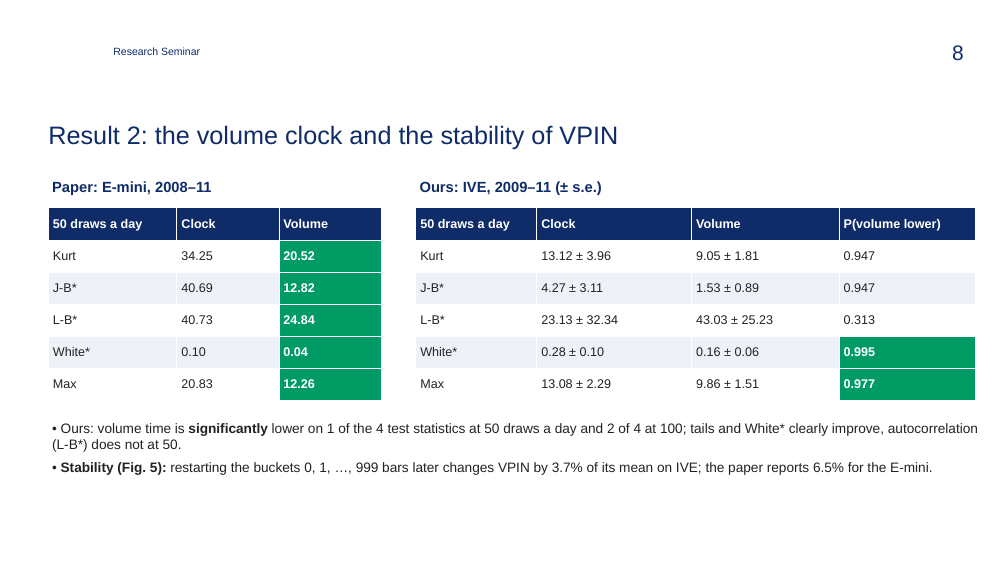
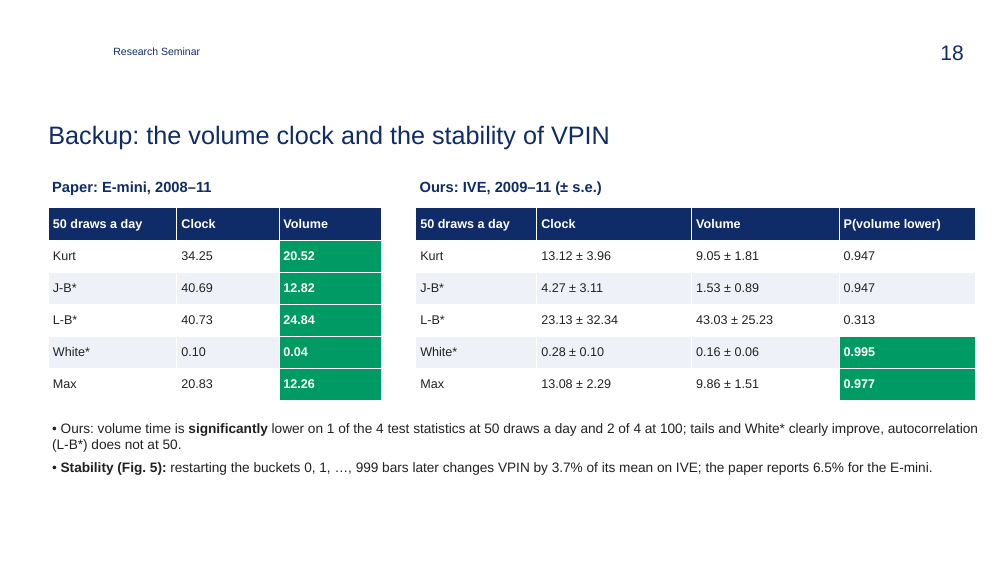
Before and after one commit to zavaz5/flow-toxicity-vpin, a slide deck: slide 18 of docs/presentation.pptx (slide 8 before the commit). Drawn at 1008x567 pixels with LibreOffice and Linux fonts; fonts in the diff are those of the drawing; background and template pictures are left out. Boxes give left, top, right and bottom in pixels: in the first picture for what was removed or moved away, otherwise in the second. Text is boxed around its words. In the diff, an @@ line names an element or a change of style, - is before the commit and + after.

```diff
--- a/docs/presentation.pptx
+++ b/docs/presentation.pptx
@@ page number at <box>940,45,963,61</box>: text changed @@
-8
+18
@@ title at <box>48,125,610,150</box>: text changed @@
-Result 2: the volume clock and the stability of VPIN
+Backup: the volume clock and the stability of VPIN
```
Also in this commit, not shown: 5 other slides changed, 1 slide added, 3 slides removed, 4 other files.
